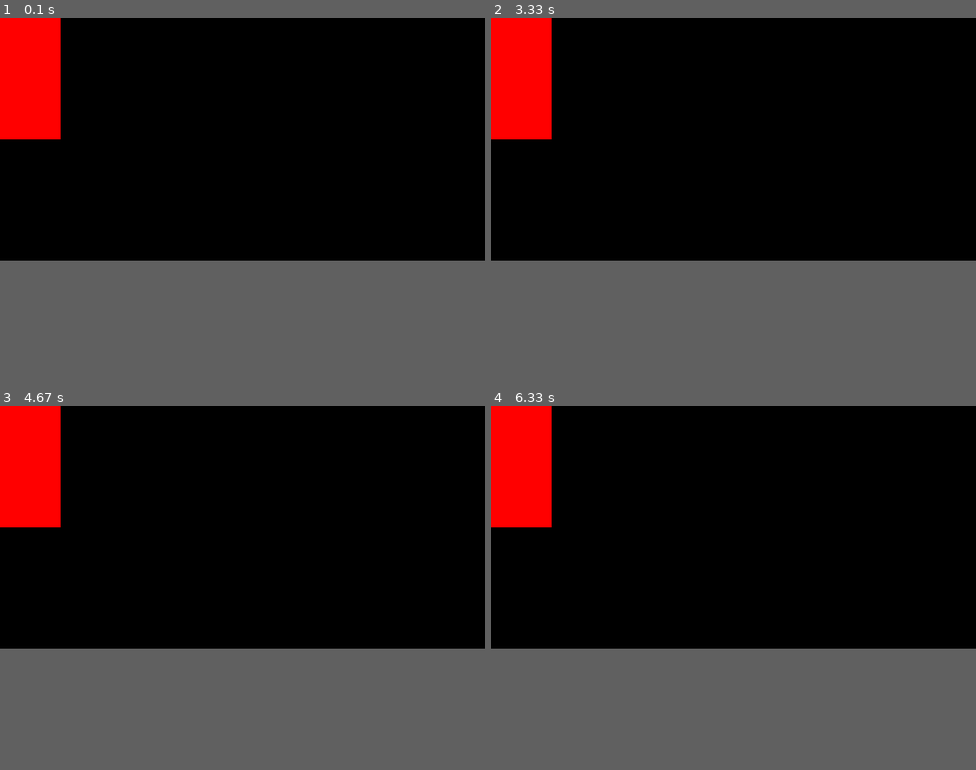
Above: before the commit, frames 1-4 (two rows, left to right).
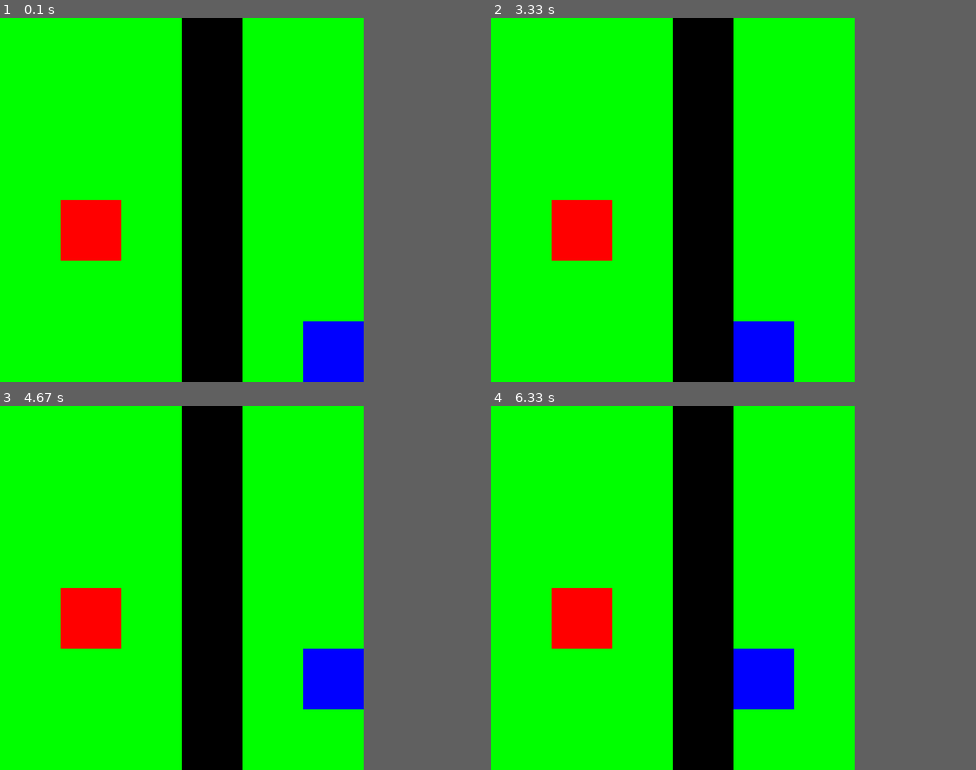
Above: after the commit, the same moments.

Repository: annagiszczak/empowerment
Game: pygame game, started from empower.py
Same seed, same stepped clock (60 frames per second), same inputs: the game is played once before the commit and once after it.
Inputs:
- Up to frame 1 (0.1 s): no input
- Up to frame 2 (3.33 s): no input
- Up to frame 3 (4.67 s): no input
- Up to frame 4 (6.33 s): no input
In our replay, the window is 800x400 before the commit and 600x600 after it. These sizes can differ from the game's own. Grey fills any space a smaller window leaves; there, only what the larger window draws over its background counts as a difference.

The runs differ from the first frame. In frame 1, 48% of the frame differs, in the area x 0-75%, y 0-100%; in frame 2, 48%; in frame 3, 48%; in frame 4, 48%.

Commit message:
dodanie poruszania sie init

Diff:
--- a/empower.py
+++ b/empower.py
@@ -1,22 +1,106 @@
 import pygame
+import numpy as np
 from sys import exit
+from enum import Enum
+from random import randint as rand
 
 #Settings
 pygame.init()
-screen = pygame.display.set_mode((800, 400))
+width = 600
+height = 600
+n = 6
+m = 6
+screen = pygame.display.set_mode((width, height))
 pygame.display.set_caption("Empowerment")
 clock = pygame.time.Clock()
-# test_font = pygame.font.Font('font/Pixeltype.ttf', 50)
+# test_font = pygame.font.Font('./font/Pixeltype.ttf', 50)
 
-test_surface = pygame.Surface((100,200))
-test_surface.fill('Red')
 
+class Tiles(Enum):
+    PATH = 0
+    WALL = 1
+    HOLE = -1
+
+class Actions(Enum):
+    UP = 0
+    DOWN = 1
+    LEFT = 2
+    RIGHT = 3
+    DO_UP = 4
+    DO_DOWN = 5
+    DO_LEFT = 6
+    DO_RIGHT = 7
+
+class Agent:
+    def __init__(self, x, y):
+        self.x = x
+        self.y = y
+        self.surface = pygame.Surface((width/n,height/m))
+        self.surface.fill("Blue")
+        # self.coords = np.array([x,y])
+
+    def draw_agent(self):
+        screen.blit(self.surface, (self.x*width/n,self.y*height/m))
+# duzo warunkow na to co on moze robic (wziac pod uwage ograniczenia)
+# zrobic funkcje ktora nie rusza graficznie agentem ale zwraca jego nowe polozenie
+# empowererment to suma wszystkich unikalnych koncowych polozen agenta z wylosowanej probki
+#  ta funkcja powinna przyjmowac dlugosc ciagu i ilosc losowan
+# na koncu wykonac sekwencje ruchow dazaca do maksymalnego empoweeremtu
+    def do(self):
+        action = rand(Actions.UP.value, Actions.RIGHT.value)
+        if(action == Actions.UP.value and self.y > 0 and self.y < n):
+            self.y -= 1
+        elif(action == Actions.DOWN.value and self.y >= 0 and self.y < n-1):
+            self.y += 1
+        elif(action == Actions.LEFT.value and self.x > 0 and self.x < m):
+            self.x -= 1
+        elif(action == Actions.RIGHT.value and self.x >= 0 and self.x < m-1):
+            self.x += 1
+        # elif(action == Actions.DO_UP.value):
+        #     self.y -= 2
+        # elif(action == Actions.DO_DOWN.value):
+        #     self.y += 2
+        # elif(action == Actions.DO_LEFT.value):
+        #     self.x -= 2
+        # elif(action == Actions.DO_RIGHT.value):
+        #     self.x += 2
+
+
+class Our_map:
+    def __init__(self):
+        self.coords = np.array([[0,0,0,-1,0,0],[0,0,0,-1,0,0],[0,0,0,-1,0,0],[0,1,0,-1,0,0],[0,0,0,-1,0,0],[0,0,0,-1,0,0]])
+        self.path_surface = pygame.Surface((width/n,height/m))
+        self.wall_surface = pygame.Surface((width/n,height/m))
+        self.hole_surface = pygame.Surface((width/n,height/m))
+        self.path_surface.fill("Green")
+        self.wall_surface.fill("Red")
+        self.hole_surface.fill("Black")
+
+
+    def draw_map(self):
+        n,m = self.coords.shape
+        for j in range(n):
+            for i in range(m):
+                if(self.coords[i,j] == Tiles.PATH.value):
+                    screen.blit(self.path_surface, (j*width/n,i*height/m))
+                elif(self.coords[i,j] == Tiles.WALL.value):
+                    screen.blit(self.wall_surface, (j*width/n,i*height/m))
+                elif(self.coords[i,j] == Tiles.HOLE.value):
+                    screen.blit(self.hole_surface, (j*width/n,i*height/m))
+
+
+our_map = Our_map()
+agent = Agent(m-1,n-1)
 while True:
     for event in pygame.event.get():
         if event.type == pygame.QUIT:
             pygame.quit()
             exit()
-    screen.blit(test_surface, (0,0))
+    our_map.draw_map()
+    agent.draw_agent()
+    agent.do()
+
+
 
     pygame.display.update()
-    clock.tick(60)
+    clock.tick(3)
